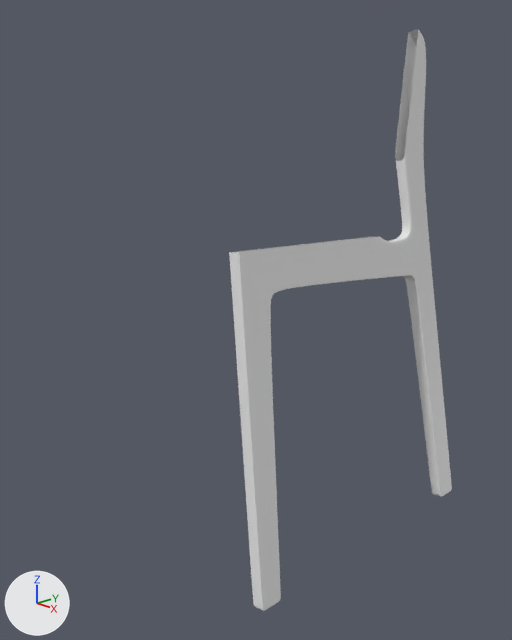
Renders of the Blender file BlendFiles/GuruChair/chair.blend from each side of a commit.
Both versions are drawn from a 50 mm camera at (4.16, -3.87, 3.23) aimed at (0.12, -0.11, 1.54). Every picture has the same lights, and +X, +Y and +Z are marked at lower left.
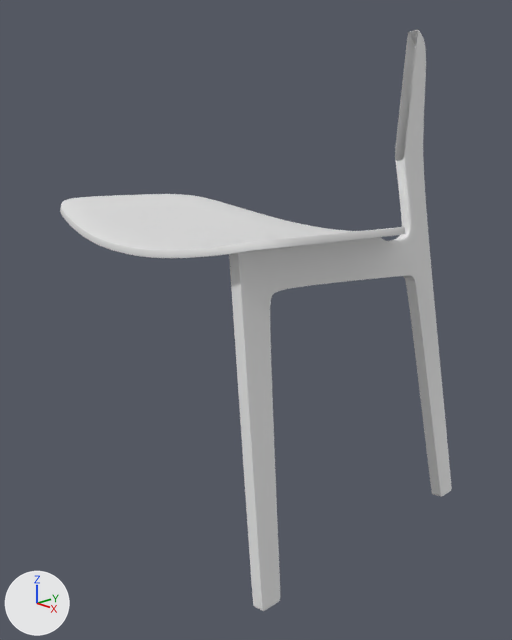
Boxes [x1, y1, x2, y2] around the edits, measured in the pictures (512 x 640 px):
'Cube', moved: [229, 29, 452, 611] in both
'Plane', added: after [60, 194, 406, 258]

Patch to the scene script:
```diff
--- a/BlendFiles/GuruChair/chair.blend.py
+++ b/BlendFiles/GuruChair/chair.blend.py
@@ me_plane_001 @@
+me_plane_001.from_pydata([(0.0, -1.04, -0.16), (1.0, -0.7, 0.02), (0.0, 1.02, -0.27), (1.0, 0.48, -0.04), (0.5, -0.99, -0.11), (0.5, 0.91, -0.21), (0.25, 0.99, -0.26), (0.25, -1.03, -0.15), (0.75, -0.92, -0.05), (0.75, 0.79, -0.14), (0.0, -0.01, -0.22), (1.0, -0.1, -0.01), (0.5, -0.04, -0.16), (0.25, -0.02, -0.2), (0.75, -0.07, -0.09), (0.88, -0.86, 0.0), (0.88, 0.66, -0.09), (0.88, -0.1, -0.04)], [], [(17, 11, 3, 16), (13, 12, 5, 6), (10, 13, 6, 2), (12, 14, 9, 5), (4, 8, 14, 12), (0, 7, 13, 10), (7, 4, 12, 13), (15, 1, 11, 17), (8, 15, 17, 14), (14, 17, 16, 9)])
+me_plane_001.polygons.foreach_set('use_smooth', [True] * 10)
@@ ob_cube @@
 ob_cube = bpy.data.objects.new('Cube', me_cube)
-ob_cube.location = (1.258, -1.072, 0.09)
+ob_cube.location = (1.258, -1.075, 0.09)
 ob_cube.rotation_euler = (0.0, -0.161, 0.0)  # degrees (0, -9.2, 0)
@@ ob_plane @@
+ob_plane = bpy.data.objects.new('Plane', me_plane_001)
+ob_plane.location = (0.0, -0.247, 2.454)
+ob_plane.scale = (1.29, 1.0, 1.0)
+_m = ob_plane.modifiers.new('Mirror', 'MIRROR')
+_m.use_clip = True
+_m = ob_plane.modifiers.new('Subdivision', 'SUBSURF')
+_m.levels = 3
+_m.render_levels = 3
+_m = ob_plane.modifiers.new('Solidify', 'SOLIDIFY')
+_m.thickness = 0.05
+_m = ob_plane.modifiers.new('Bevel', 'BEVEL')
+_m.width = 0.002
+_m.width_pct = 0.002
+_m.segments = 2
```
